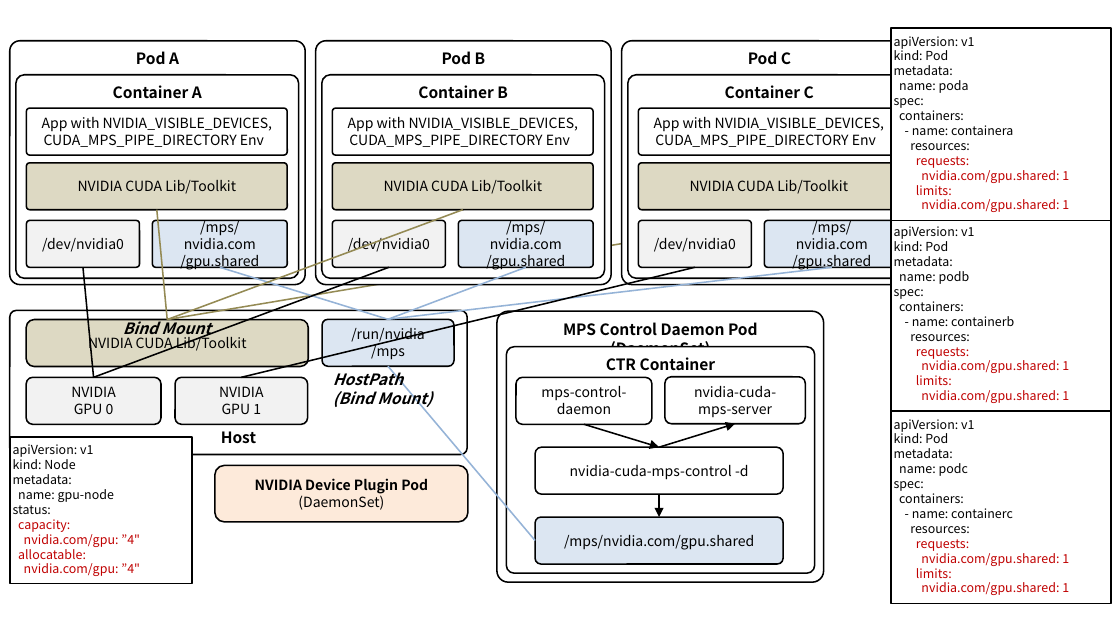
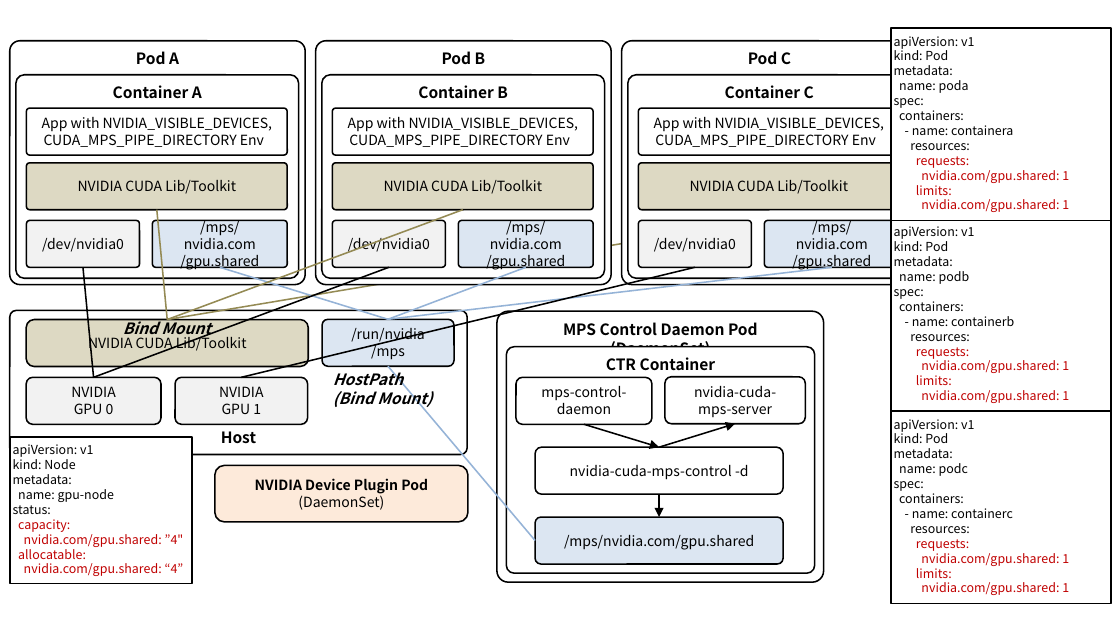
Before and after one commit to ssup2/blog-software, a slide deck: slide 6 of content/docs/theory-analysis/kubernetes-nvidia-device-plugin/images/images.pptx. Drawn at 1120x630 pixels with LibreOffice and Linux fonts; fonts in the diff are those of the drawing. Boxes give left, top, right and bottom in pixels: in the first picture for what was removed or moved away, otherwise in the second. Text is boxed around its words. In the diff, an @@ line names an element or a change of style, - is before the commit and + after.

```diff
--- a/content/docs/theory-analysis/kubernetes-nvidia-device-plugin/images/images.pptx
+++ b/content/docs/theory-analysis/kubernetes-nvidia-device-plugin/images/images.pptx
@@ text in rectangle at [24,531,184,547]: text changed @@
-nvidia.com/gpu: ”4"
+nvidia.com/gpu.shared: ”4"
@@ text in rectangle at [24,563,184,576]: text changed @@
-nvidia.com/gpu: ”4"
+nvidia.com/gpu.shared: “4”
```
Also in this commit, not shown: 1 other slide changed, 2 other files.
